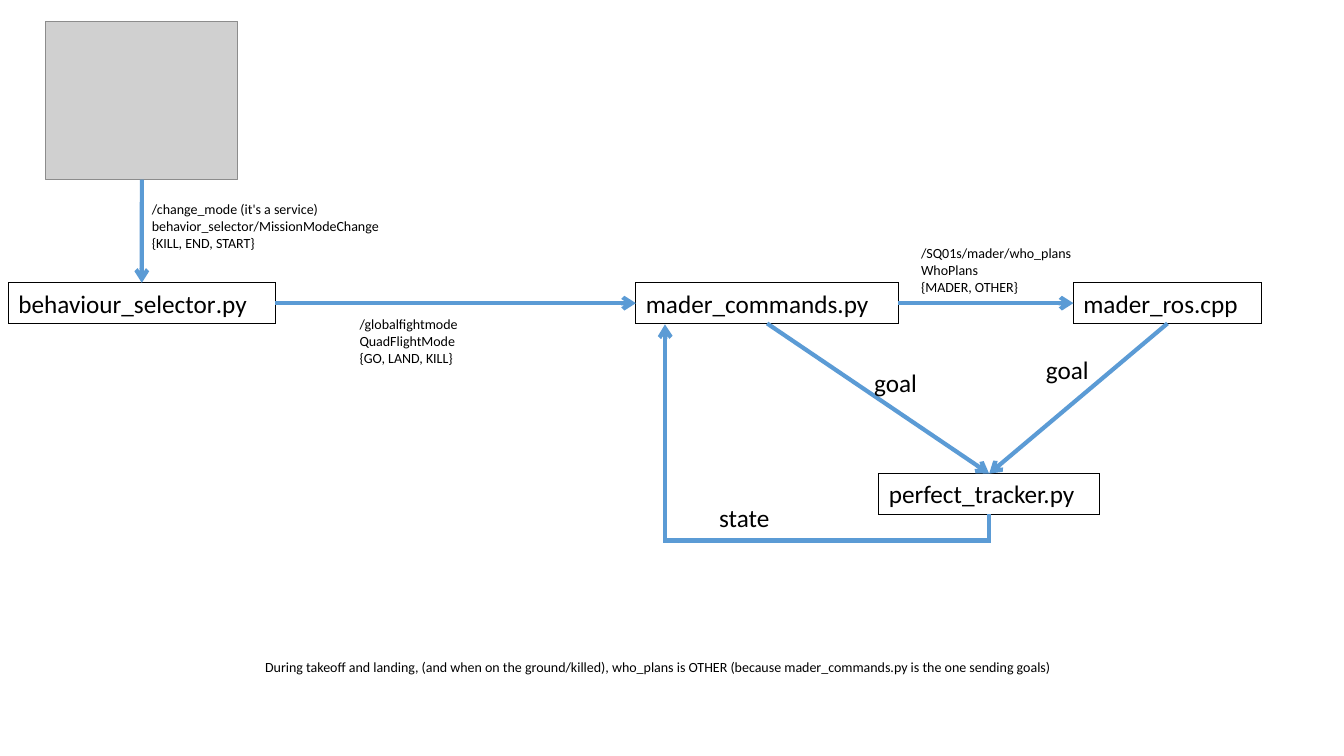
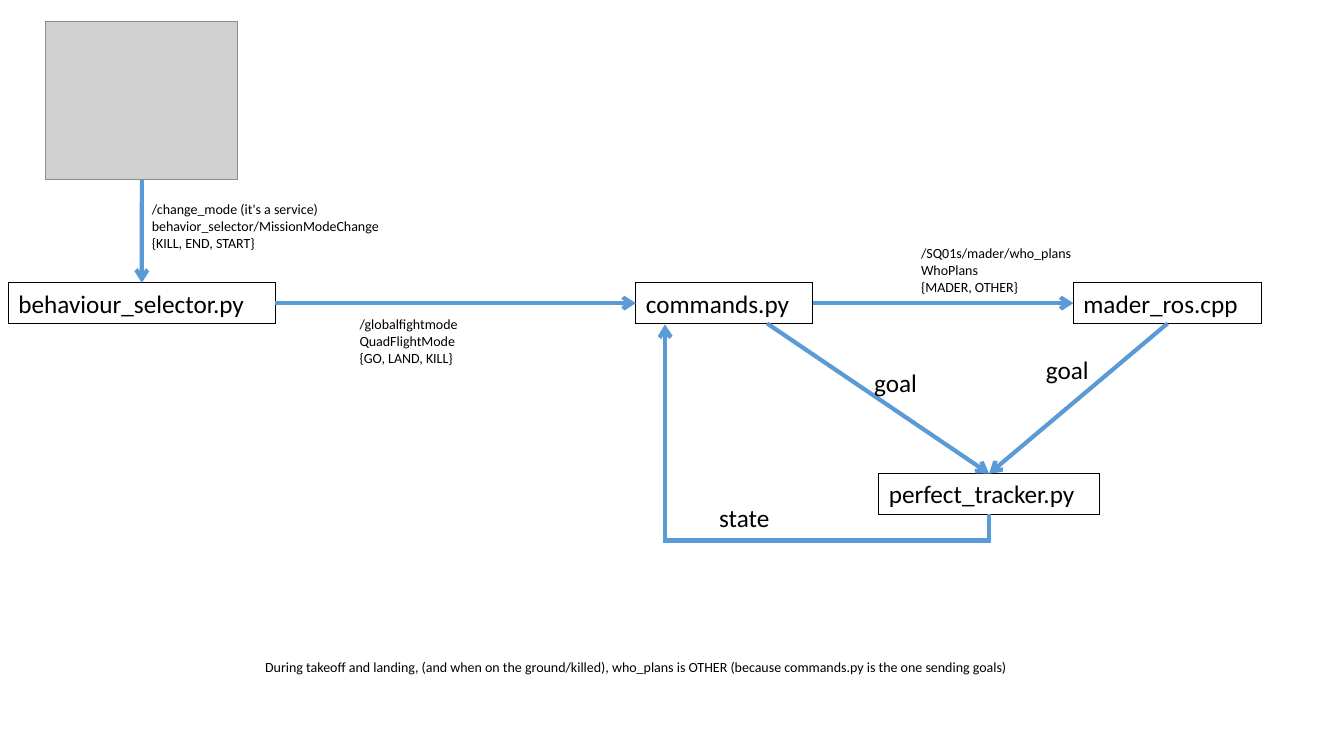
Before and after one commit to mit-acl/panther, a slide deck: slide 1 of Explanation_structure.pptx. Drawn at 1344x756 pixels with LibreOffice and Linux fonts; fonts in the diff are those of the drawing; grey boxes stand for pictures. Boxes give left, top, right and bottom in pixels: in the first picture for what was removed or moved away, otherwise in the second. Text is boxed around its words. In the diff, an @@ line names an element or a change of style, - is before the commit and + after.

Commit message:
renaming commands.py and who_plans topic

```diff
--- a/Explanation_structure.pptx
+++ b/Explanation_structure.pptx
@@ rectangle "commands.py": place and size @@
-rectangle "commands.py" at bbox=[636, 283, 898, 324]
+rectangle "commands.py" at bbox=[636, 283, 814, 324]
@@ text in rectangle at bbox=[646, 295, 789, 317]: text changed @@
-mader_commands.py
+commands.py
@@ arrow moved from (898, 303) - (1074, 303) to (813, 303) - (1074, 303) @@
@@ text at bbox=[265, 662, 1006, 675]: text changed @@
-During takeoff and landing, (and when on the ground/killed), who_plans is OTHER (because mader_commands.py is the one sending goals)
+During takeoff and landing, (and when on the ground/killed), who_plans is OTHER (because commands.py is the one sending goals)
```
Also in this commit, not shown: 3 other files.
